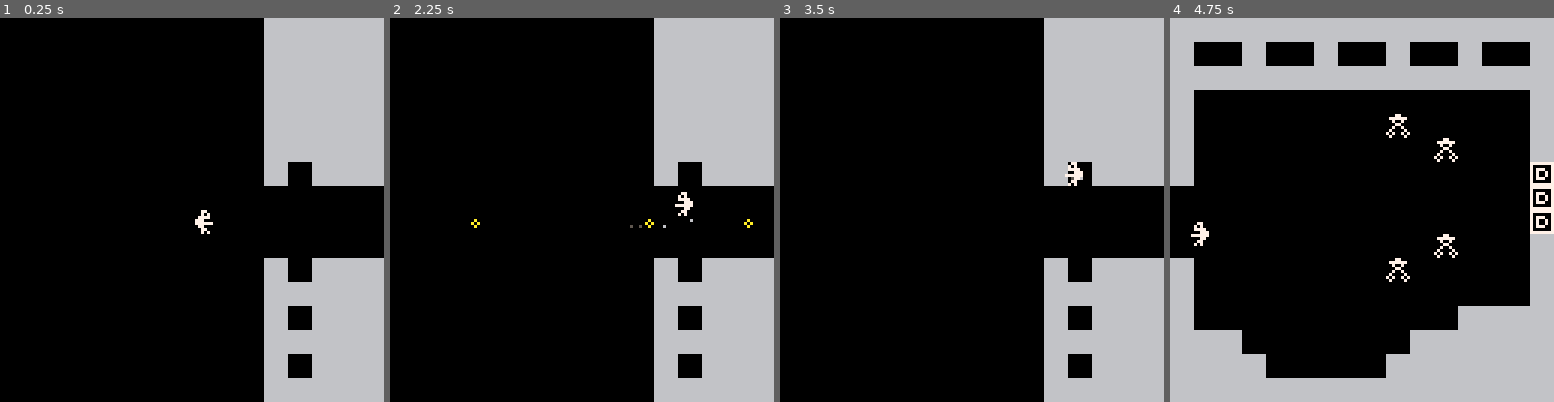
Above: before the commit, frames 1-4 (left to right).
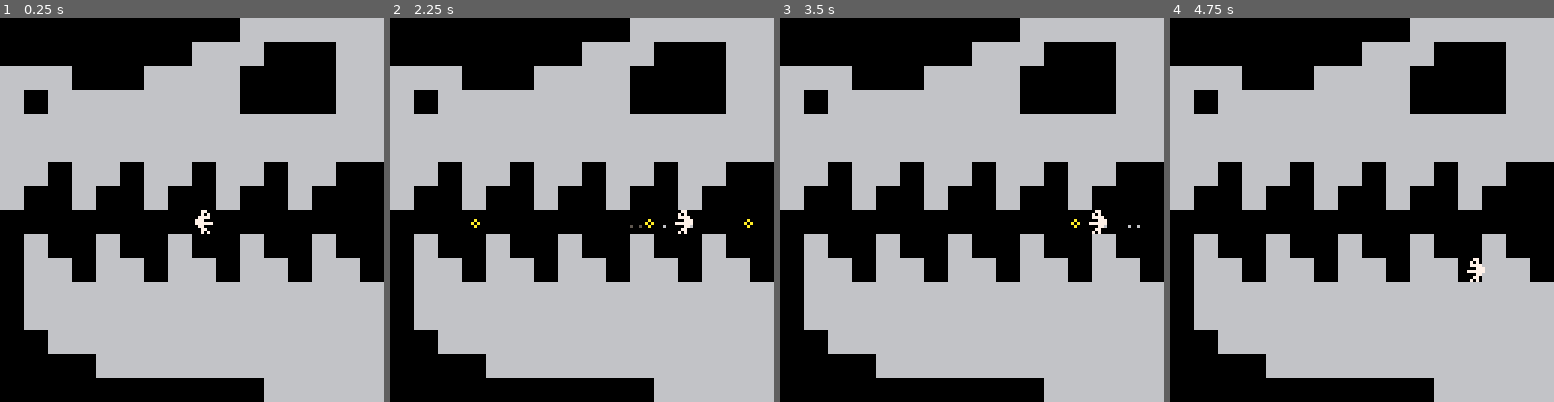
Above: after the commit, the same moments.

Repository: alxgnon/pico-8
Game: PICO-8 cartridge waheronaute.p8
The game is run twice, just before and just after one commit, with the same random seed, the same clock (stepped at 60 frames per second) and the same inputs.
Inputs:
- Up to frame 1 (0.25 s): no input
- Up to frame 2 (2.25 s): tap X (X key) at 0.33, 1.07, 1.85 s; tap O (Z key) at 0.7, 1.7, 2.1 s; hold Right 1.6-2.1 s; hold Up from 2.15 s (still down)
- Up to frame 3 (3.5 s): release Up at 2.42 s; hold Right 2.47-3.03 s; tap O (Z key) at 2.5, 2.9, 3.3 s; tap X (X key) at 2.97 s; hold Left from 3.08 s (still down)
- Up to frame 4 (4.75 s): release Left at 3.58 s; hold Down 3.63-3.97 s; tap O (Z key) at 3.7, 4.1, 4.5 s; hold Right 4.02-4.68 s; tap X (X key) at 4.08 s; hold Up from 4.73 s (still down)

The runs differ from the first frame. In frame 1, 46% of the frame differs, in the area x 0-100%, y 0-94%; in frame 2, 47%; in frame 3, 47%; in frame 4, 59%, in the area x 0-100%, y 0-100%.

Commit message:
mouth of the beast

Diff:
--- a/waheronaute.p8
+++ b/waheronaute.p8
@@ -675,24 +675,24 @@
 10101010101010101010101010101010101010101010101010101010101010101010101010101010101010101010101010101010101010101010101010101010
 10101010101010101010101010101010101010101010101010101010101010101010101010101010101010101010101010101010101010101010101010101010
 __gff__
-0006060200000000000000000000000000000000000000000000000000000000000000000000000000000000000000000000000000000000000000000000000000000001000000000000000000000000000000000000000000000000000000000000000000000000000000000000000000000000000000000000000000000000
+0006060600000000000000000000000000000000000000000000000000000000000000000000000000000000000000000000000000000000000000000000000000000001000000000000000000000000000000000000000000000000000000000000000000000000000000000000000000000000000000000000000000000000
 0000000000000000000000000000000000000000000000000000000000000000000000000000000000000000000000000000000000000000000000000000000000000000000000000000000000000000000000000000000000000000000000000000000000000000000000000000000000000000000000000000000000000000
 __map__
-0303030303030303030303010101010101010101010101010101010101010101010101010101010101010101010101010101010101010101010101010101010101010101010101010101010101010101010101010101010101010101010101010101010101010101010101010101010101010101010101010101010101010101
-0300000000000000000000010101010101000001000001000001000001000001010000010000010000010000010000010100000000000000000000000000000101000000000000000000000000000001010000000000000000000000000000010100000000000000000000000000000101000000000000000000000000000001
-0300000000000000000000010101010101010101010101010101010101010101010101010101010101010101010101010100000000000000000000000000000101000000000000000000000000000001010000000000000000000000000000010100000000000000000000000000000101000001000000000000000000000001
-0300000000000000000000010101010101000000000000000000000000000001010000000000000000000000000000010100000000000000000000000000000101000000000000000000000000000001010000000000000000000000000000010100000000000000000000000000000101000001010000000000000101000001
-0300000000000000000000010101010101000000000000000043000000000001010000000000000000000000000000010100000000000000000000000000000101000000000000000000000000000001010000000000000000000000000000010100000000000000000000000000000101000000010101000000010100000001
-0300000000000000000000010101010101000000000000000000004300000001010000000000000000000000000000010100000000000000000000000000000101000000000000000000000000000001010000000000000000000000000000010100000000000000000000000000000101000000000001000001010000000001
-0300000000000000000000010001010101000000000000000000000000000002000000000000000000000000000000010100000000000000000000000000000101000000000000000000000000000001010000000000000000000000000000010100000000000000000000000000000101000000000000000000000000000001
-0300000000000000000000000000000000000000000000000000000000000002000000000000000000000000000000020000000000000000000000000000000101000000000000000000000000000001010000000000000000000000000000010100000000000000000000000000000101000001010100000000000101000001
+0303030303030303030301010101010101010101010101010101010101010101010101010101010101010101010101010101010101010101010101010101010101010101010101010101010101010101010101010101010101010101010101010101010101010101010101010101010101010101010101010101010101010101
+0300000000000000010101000000010101000001000001000001000001000001010000010000010000010000010000010100000000000000000000000000000101000000000000000000000000000001010000000000000000000000000000010100000000000000000000000000000101000000000000000000000000000001
+0101010000000101010100000000010101010101010101010101010101010101010101010101010101010101010101010100000000000000000000000000000101000000000000000000000000000001010000000000000000000000000000010100000000000000000000000000000101000001000000000000000000000001
+0100010101010101010100000000010101010100000000000000000000000001010000000000000000000000000000010100000000000000000000000000000101000000000000000000000000000001010000000000000000000000000000010100000000000000000000000000000101000001010000000000000101000001
+0101010101010101010101010101010101010000000000000043000000000001010000000000000000000000000000010100000000000000000000000000000101000000000000000000000000000001010000000000000000000000000000010100000000000000000000000000000101000000010101000000010100000001
+0101010101010101010101010101010101000000000000000000004300000001010000000000000000000000000000010100000000000000000000000000000101000000000000000000000000000001010000000000000000000000000000010100000000000000000000000000000101000000000001000001010000000001
+0101000101000101000101000101000000000000000000000000000000000002000000000000000000000000000000010100000000000000000000000000000101000000000000000000000000000001010000000000000000000000000000010100000000000000000000000000000101000000000000000000000000000001
+0100000100000100000100000100000000000000000000000000000000000002000000000000000000000000000000020000000000000000000000000000000101000000000000000000000000000001010000000000000000000000000000010100000000000000000000000000000101000001010100000000000101000001
 0300000000000000000000000000000000000000000000000000000000000002000000000000000000000000000000020000000000000000000000000000000101000000000000000000000000000000000000000000000000000000000000010100000000000000000000000000000101000000000100000000010100000001
-0300000000000000000000000000000000000000000000000000004300000001010000000000000000000000000000020000000000000000000000000000000101000000000000000000000000000000000000000000000000000000000000010100000000000000000000000000000101000000000000000000000000000001
-0300000000000000000000010001010101000000000000000043000000000001010000000000000000000000000000010100000000000000000000000000000101000000000000000000000000000000000000000000000000000000000000010100000000000000000000000000000101000101000000000000000000000001
-0300000000000000000000010101010101000000000000000000000000000001010000000000000000000000000000010100000000000000000000000000000101000000000000000000000000000001010000000000000000000000000000010100000000000000000000000000000101000101010000000000000000000001
-0300000000000000000000010001010101000000000000000000000001010101010000000000000000000000000000010100000000000000000000000000000101000000000000000000000000000001010000000000000000000000000000010100000000000000000000000000000101000000000101010101010100000001
-0300000000000000000000010101010101010100000000000000010101010101010000000000000000000000000000010100000000000000000000000000000101000000000000000000000000000001010000000000000000000000000000010100000000000000000000000000000101000000000000000000000000000001
-0300000000000000000000010001010101010101000000000001010101010101010000000000000000000000010000010100000000000000000000000000000101000000000000000000000000000001010000000000000000000000000000010100000000000000000000000000000101000000000000000000000000000001
+0301000001000001000001000001000000000000000000000000004300000001010000000000000000000000000000020000000000000000000000000000000101000000000000000000000000000000000000000000000000000000000000010100000000000000000000000000000101000000000000000000000000000001
+0301010001010001010001010001010000000000000000000043000000000001010000000000000000000000000000010100000000000000000000000000000101000000000000000000000000000000000000000000000000000000000000010100000000000000000000000000000101000101000000000000000000000001
+0301010101010101010101010101010101000000000000000000000000000001010000000000000000000000000000010100000000000000000000000000000101000000000000000000000000000001010000000000000000000000000000010100000000000000000000000000000101000101010000000000000000000001
+0301010101010101010101010101010101000000000000000000000001010101010000000000000000000000000000010100000000000000000000000000000101000000000000000000000000000001010000000000000000000000000000010100000000000000000000000000000101000000000101010101010100000001
+0300010101010101010101010101010101010100000000000000010101010101010000000000000000000000000000010100000000000000000000000000000101000000000000000000000000000001010000000000000000000000000000010100000000000000000000000000000101000000000000000000000000000001
+0300000001010101010101010101010101010101000000000001010101010101010000000000000000000000010000010100000000000000000000000000000101000000000000000000000000000001010000000000000000000000000000010100000000000000000000000000000101000000000000000000000000000001
 0303030303030303030303010101010101010101010101010101010101010101010101010101010101010101010101010101010101010000000001010101010101010101010101000000010101010101010101010101010000000101010101010101010101010000000101010101010101010101010100000001010101010101
 0101010101010101010101010101010101010101010101010101010101010101010101010101010101010101010101010101010101010000000001010101010101010101010101000000010101010101010101010101010000000101010101010101010101010000000101010101010101010101010100000001010101010101
 0100000000000000000000000000000101000000000000000000000000000001010000000000000000000000000000010100000000000000000000000000000101000000000000000000000000000001010000000000000000000000000000010100000000000000000000000000000101000000000000000000000000000001
